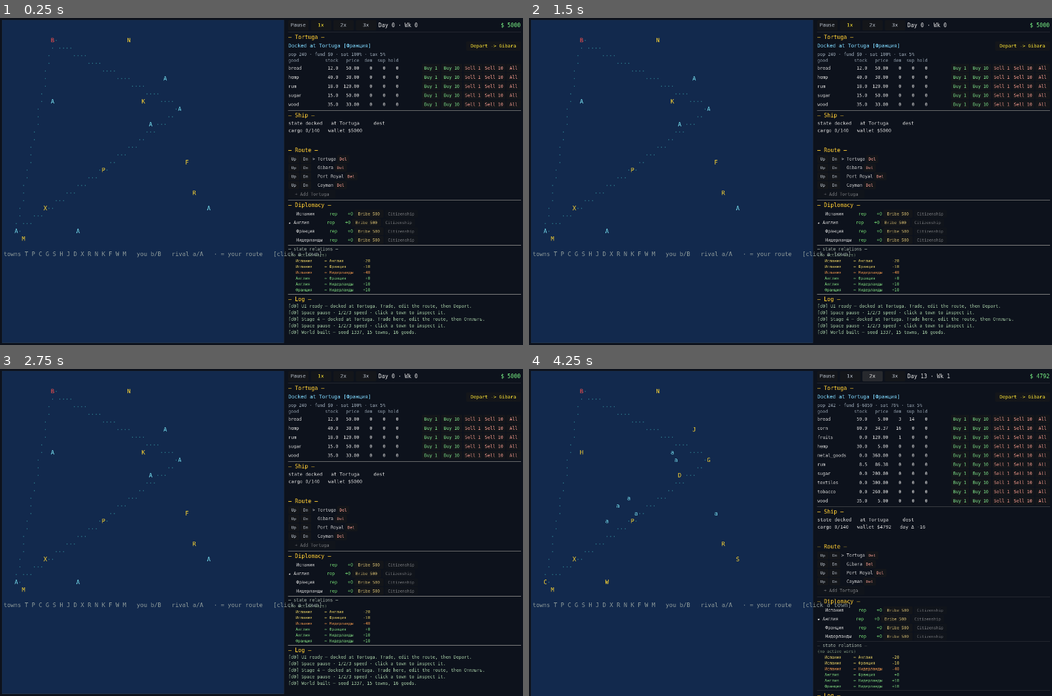
Above: before the commit, frames 1-4 (two rows, left to right).
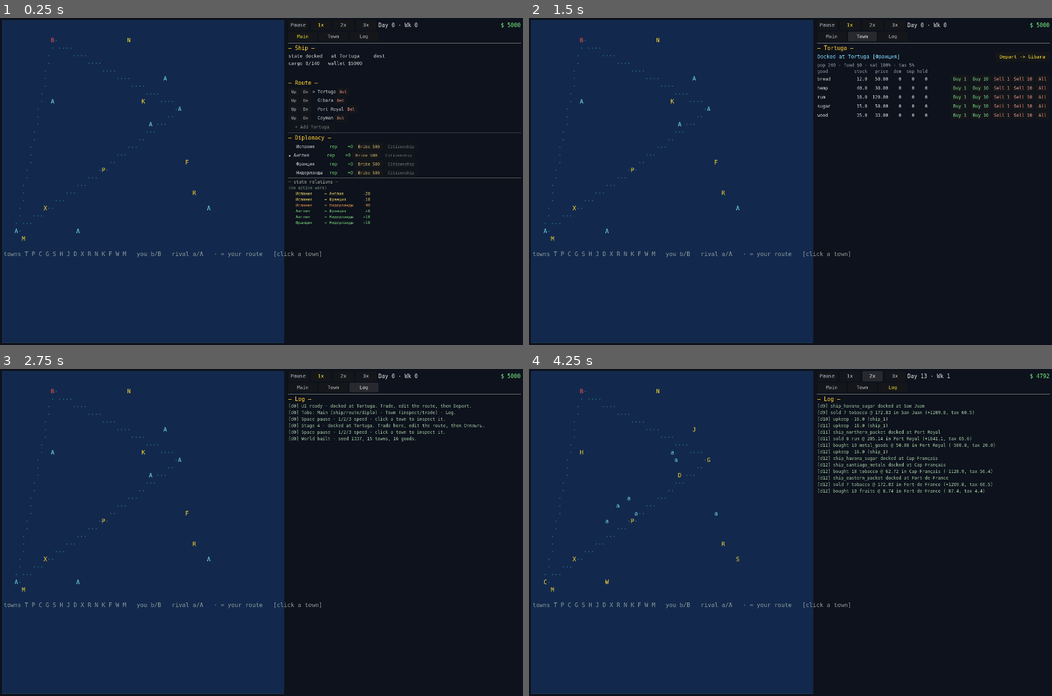
Above: after the commit, the same moments.

Repository: Xilleet/caribbean_trade
Game: Godot game, scene res://main.tscn
The game is run twice, just before and just after one commit, with the same random seed, the same clock (stepped at 60 frames per second) and the same inputs.
Inputs (mouse positions are in pixels of both pictures, inside the frame that each line leads up to):
- Up to frame 1 (0.25 s): no input
- Up to frame 2 (1.5 s): click (832, 37) at 0.5 s, where only the run after the commit has a clickable "Main"; click (863, 37) at 1.25 s, where only the run after the commit has a clickable "Town"
- Up to frame 3 (2.75 s): click (366, 388) at 2 s, where only the run after the commit has a clickable "Log"
- Up to frame 4 (4.25 s): click "1x" at 2.75 s; click "2x" at 3.5 s

The runs differ from the first frame. In frame 1, 4.4% of the frame differs, in the area x 55-100%, y 5-97%; in frame 2, 3.9%; in frame 3, 4.0%; in frame 4, 4.5%, in the area x 0-100%, y 5-100%.

Commit message:
split uis

Diff:
--- a/ui/game_ui.gd
+++ b/ui/game_ui.gd
@@ -1,35 +1,50 @@
 extends Control
 
-## Stage UI-1 game_ui — the right-column controller + the still-dynamic panels.
+## Stage UI-3 game_ui — the right-column controller with a 3-page tab switch.
 ##
-## This used to be a single Control that built its whole subtree in code
-## (_build_layout: HSplit -> AsciiMap + right VBox of top bar / town / ship /
-## route / diplomacy / log). Stage UI-1 moves the static parts into scenes:
+## UI-1 split the static parts into scenes (hud/town_panel/event_log/world_map)
+## and UI-1-fix made their roots real Containers so they lay out. UI-3 takes
+## the next step: the right column is now HUD + a 3-button tab bar + a page
+## stack, so the player navigates between views instead of scrolling one giant
+## column:
 ##
-##   ui/map/world_map.tscn      — AsciiMap (already class_name, now a scene)
-##   ui/hud/hud.tscn            — top bar (speed + day + money)
-##   ui/panels/town_panel.tscn  — "— Town —" title + price-memory body + a slot
-##   ui/log/event_log.tscn      — "— Log —" + the ring-buffer message view
-##   ui/game_ui.tscn            — the skeleton above, instantiating those
+##   Main page  — Ship readout + Route + Diplomacy (the player's daily ops).
+##                Route/Diplo are still built in code here; UI-4 will scene them
+##                and move each to its own tab.
+##   Town page  — TownPanel (price-memory inspection, or the trade panel when
+##                docked). Auto-selected on map click and on dock, so the trade
+##                flow (dock -> trade -> depart) stays one click away.
+##   Log page   — EventLog. Self-contained (subscribes to EventBus.message
+##                itself), keeps buffering while hidden.
 ##
-## What stays in this script (data-driven by nature — not worth a scene):
-##   - the dynamic per-good trade rows (built per click / dock),
-##   - the dynamic per-stop route rows,
-##   - the dynamic per-state diplomacy rows + state-pair relations matrix,
-##   - the ship readout (one multiline label, recomputed each refresh).
-## These read WorldState / SimulationClock and emit through EventBus exactly
-## as before; the controller (main.gd) still owns every mutation. No economic
-## state is held here, so determinism and money conservation are unaffected.
+## HUD stays visible on every page (speed/day/money are global). Selecting a
+## town or docking flips to the Town page automatically; the tab buttons are
+## the way back to Main / Log. No economic state is held here — same reads
+## (WorldState / SimulationClock) and same EventBus emissions as before, so
+## determinism and money conservation are unaffected.
 ##
 ## The public surface main.gd / AsciiMap relied on is unchanged: select_town
-## and the _on_* signal handlers. main.gd loads this scene instead of .new().
+## and the _on_* signal handlers.
+
+const TAB_MAIN: int = 0
+const TAB_TOWN: int = 1
+const TAB_LOG: int = 2
 
 var _controller: Node = null          # the Main root node (owns the engine)
 var _selected_town: String = "tortuga"
+var _tab: int = TAB_MAIN
 
 # Static view nodes from the scene (sub-scene internals via their scripts).
+# Stage UI-3: TownPanel and EventLog moved under Pages/{TownPage,LogPage};
+# Ship/Route/Diplo moved under Pages/MainPage.
 @onready var _hud: Control = $Split/Right/HUD
-@onready var _town_panel: Control = $Split/Right/TownPanel
+@onready var _tab_main_btn: Button = %TabMain
+@onready var _tab_town_btn: Button = %TabTown
+@onready var _tab_log_btn: Button = %TabLog
+@onready var _main_page: VBoxContainer = %MainPage
+@onready var _town_page: VBoxContainer = %TownPage
+@onready var _log_page: VBoxContainer = %LogPage
+@onready var _town_panel: Control = $Split/Right/Pages/TownPage/TownPanel
 @onready var _ship_body: Label = %ShipBody
 @onready var _route_panel: VBoxContainer = %RouteSlot
 @onready var _diplo_panel: VBoxContainer = %DiploSlot
@@ -41,11 +56,12 @@
 
 func _ready() -> void:
 	_controller = get_parent()
-	# Theme the two static labels game_ui still owns (ShipHeader / RouteHeader /
+	# Theme the static labels game_ui still owns (ShipHeader / RouteHeader /
 	# DiploHeader) and the dynamic body label, so they match the old look.
+	# UI-3: these labels now live under Pages/MainPage.
 	var f := UITheme.load_font()
 	for lname in ["ShipHeader", "RouteHeader", "DiploHeader"]:
-		var l: Label = get_node("Split/Right/" + lname)
+		var l: Label = get_node("Split/Right/Pages/MainPage/" + lname)
 		l.add_theme_font_override("font", f)
 		l.add_theme_font_size_override("font_size", 15)
 		l.add_theme_color_override("font_color", Color(1.0, 0.8, 0.2))
@@ -53,6 +69,14 @@
 	_ship_body.add_theme_font_size_override("font_size", 13)
 	_ship_body.add_theme_color_override("font_color", Color(0.85, 0.85, 0.85))
 	_ship_body.custom_minimum_size = Vector2(0.0, 70.0)
+	# UI-3: theme the tab buttons (same font/size as HUD speed buttons) and wire
+	# them. Active-tab highlight is applied by _set_tab.
+	for b in [_tab_main_btn, _tab_town_btn, _tab_log_btn]:
+		b.add_theme_font_override("font", f)
+		b.add_theme_font_size_override("font_size", 13)
+	_tab_main_btn.pressed.connect(_set_tab.bind(TAB_MAIN))
+	_tab_town_btn.pressed.connect(_set_tab.bind(TAB_TOWN))
+	_tab_log_btn.pressed.connect(_set_tab.bind(TAB_LOG))
 	# The AsciiMap is now a sub-scene; wire its town_selected signal here (it
 	# used to be wired in _build_layout right after .new()).
 	var map: AsciiMap = $Split/WorldMap
@@ -65,8 +89,29 @@
 	EventBus.town_updated.connect(_on_town_updated)
 	EventBus.ship_docked.connect(_on_ship_docked)
 	_refresh_all()
+	_set_tab(TAB_MAIN)
 	EventBus.message.emit("UI ready — docked at Tortuga. Trade, edit the route, then Depart.")
+	EventBus.message.emit("Tabs: Main (ship/route/diplo) · Town (inspect/trade) · Log.")
 	EventBus.message.emit("Space pause · 1/2/3 speed · click a town to inspect it.")
+
+# -------------------------------------------------------------- tab switching --
+
+# Show exactly one page, highlight the active tab. Called on tab-button press
+# and on auto-select (click a town / dock). Idempotent — safe to call with the
+# current tab.
+func _set_tab(idx: int) -> void:
+	_tab = idx
+	_main_page.visible = (idx == TAB_MAIN)
+	_town_page.visible = (idx == TAB_TOWN)
+	_log_page.visible = (idx == TAB_LOG)
+	var active_color := Color(1.0, 0.9, 0.2)
+	var idle_color := Color(0.75, 0.78, 0.82)
+	_tab_main_btn.add_theme_color_override("font_color",
+			active_color if idx == TAB_MAIN else idle_color)
+	_tab_town_btn.add_theme_color_override("font_color",
+			active_color if idx == TAB_TOWN else idle_color)
+	_tab_log_btn.add_theme_color_override("font_color",
+			active_color if idx == TAB_LOG else idle_color)
 
 # ----------------------------------------------------------------- public api --
 
@@ -78,6 +123,9 @@
 	_rebuild_trade_panel()
 	_rebuild_route_panel()
 	_rebuild_diplo_panel()
+	# UI-3: clicking a town (or auto-select on dock) jumps to the Town page so
+	# the inspection / trade panel is immediately in view, not 3 screens down.
+	_set_tab(TAB_TOWN)
 
 # -------------------------------------------------------------- signal ops --
 
@@ -116,6 +164,9 @@
 	_rebuild_route_panel()
 	_rebuild_diplo_panel()
 	_hud.call("refresh")
+	# UI-3: docking flips to the Town page so the trade panel is in view — the
+	# player's next action is almost always "trade here", not "scroll to Town".
+	_set_tab(TAB_TOWN)
 
 func _on_trade_completed(_town_id: String, _good_id: String, _qty: float, _price: float) -> void:
 	# trade_system already emitted a human-readable message; refresh the
--- a/ui/game_ui.tscn
+++ b/ui/game_ui.tscn
@@ -37,44 +37,81 @@
 [node name="HUD" parent="Split/Right" instance=ExtResource("3_hud")]
 size_flags_horizontal = 3
 
+[node name="TabBar" type="HBoxContainer" parent="Split/Right"]
+unique_name_in_owner = true
+size_flags_horizontal = 3
+theme_override_constants/separation = 4
+
+[node name="TabMain" type="Button" parent="Split/Right/TabBar"]
+unique_name_in_owner = true
+text = "Main"
+custom_minimum_size = Vector2(80, 26)
+
+[node name="TabTown" type="Button" parent="Split/Right/TabBar"]
+unique_name_in_owner = true
+text = "Town"
+custom_minimum_size = Vector2(80, 26)
+
+[node name="TabLog" type="Button" parent="Split/Right/TabBar"]
+unique_name_in_owner = true
+text = "Log"
+custom_minimum_size = Vector2(80, 26)
+
 [node name="Sep1" type="HSeparator" parent="Split/Right"]
 theme_override_constants/separation = 2
 
-[node name="TownPanel" parent="Split/Right" instance=ExtResource("4_townpanel")]
+[node name="Pages" type="VBoxContainer" parent="Split/Right"]
+unique_name_in_owner = true
+size_flags_vertical = 3
+theme_override_constants/separation = 4
+
+[node name="MainPage" type="VBoxContainer" parent="Split/Right/Pages"]
+unique_name_in_owner = true
 size_flags_horizontal = 3
+theme_override_constants/separation = 4
 
-[node name="Sep2" type="HSeparator" parent="Split/Right"]
-theme_override_constants/separation = 2
-
-[node name="ShipHeader" type="Label" parent="Split/Right"]
+[node name="ShipHeader" type="Label" parent="Split/Right/Pages/MainPage"]
 unique_name_in_owner = true
 text = "— Ship —"
 
-[node name="ShipBody" type="Label" parent="Split/Right"]
+[node name="ShipBody" type="Label" parent="Split/Right/Pages/MainPage"]
 unique_name_in_owner = true
 custom_minimum_size = Vector2(0, 70)
 
-[node name="RouteHeader" type="Label" parent="Split/Right"]
+[node name="RouteHeader" type="Label" parent="Split/Right/Pages/MainPage"]
 unique_name_in_owner = true
 text = "— Route —"
 
-[node name="RouteSlot" type="VBoxContainer" parent="Split/Right"]
+[node name="RouteSlot" type="VBoxContainer" parent="Split/Right/Pages/MainPage"]
 unique_name_in_owner = true
 theme_override_constants/separation = 2
 
-[node name="Sep3" type="HSeparator" parent="Split/Right"]
+[node name="Sep3" type="HSeparator" parent="Split/Right/Pages/MainPage"]
 theme_override_constants/separation = 2
 
-[node name="DiploHeader" type="Label" parent="Split/Right"]
+[node name="DiploHeader" type="Label" parent="Split/Right/Pages/MainPage"]
 unique_name_in_owner = true
 text = "— Diplomacy —"
 
-[node name="DiploSlot" type="VBoxContainer" parent="Split/Right"]
+[node name="DiploSlot" type="VBoxContainer" parent="Split/Right/Pages/MainPage"]
 unique_name_in_owner = true
 theme_override_constants/separation = 2
 
-[node name="Sep4" type="HSeparator" parent="Split/Right"]
-theme_override_constants/separation = 2
+[node name="TownPage" type="VBoxContainer" parent="Split/Right/Pages"]
+unique_name_in_owner = true
+visible = false
+size_flags_horizontal = 3
+theme_override_constants/separation = 4
 
-[node name="EventLog" parent="Split/Right" instance=ExtResource("5_eventlog")]
+[node name="TownPanel" parent="Split/Right/Pages/TownPage" instance=ExtResource("4_townpanel")]
+size_flags_horizontal = 3
+
+[node name="LogPage" type="VBoxContainer" parent="Split/Right/Pages"]
+unique_name_in_owner = true
+visible = false
+size_flags_horizontal = 3
 size_flags_vertical = 3
+theme_override_constants/separation = 4
+
+[node name="EventLog" parent="Split/Right/Pages/LogPage" instance=ExtResource("5_eventlog")]
+size_flags_vertical = 3
